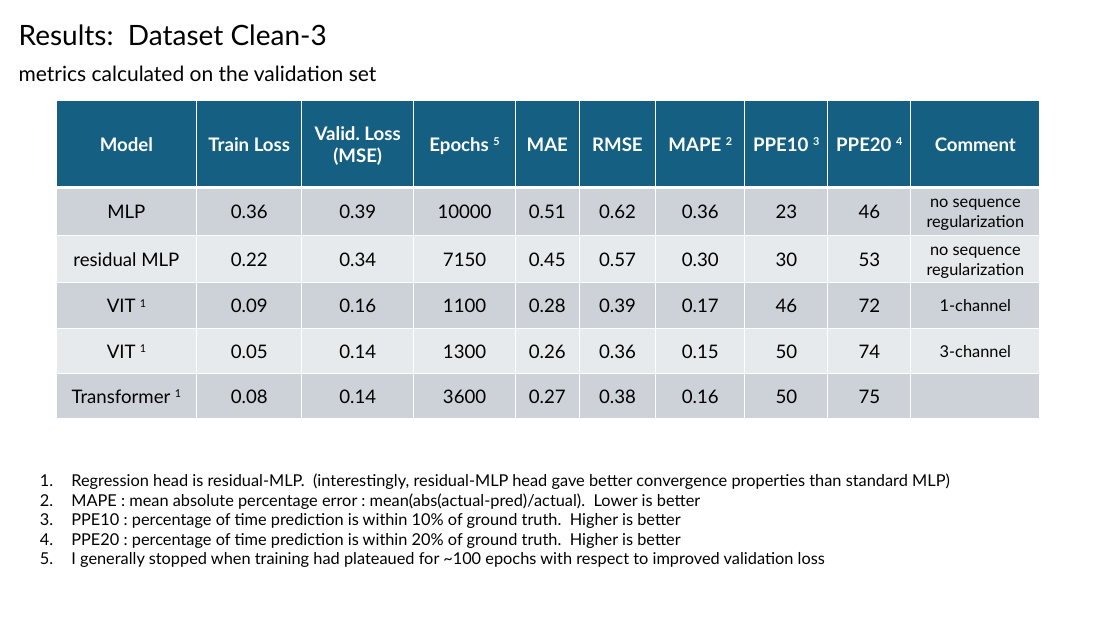
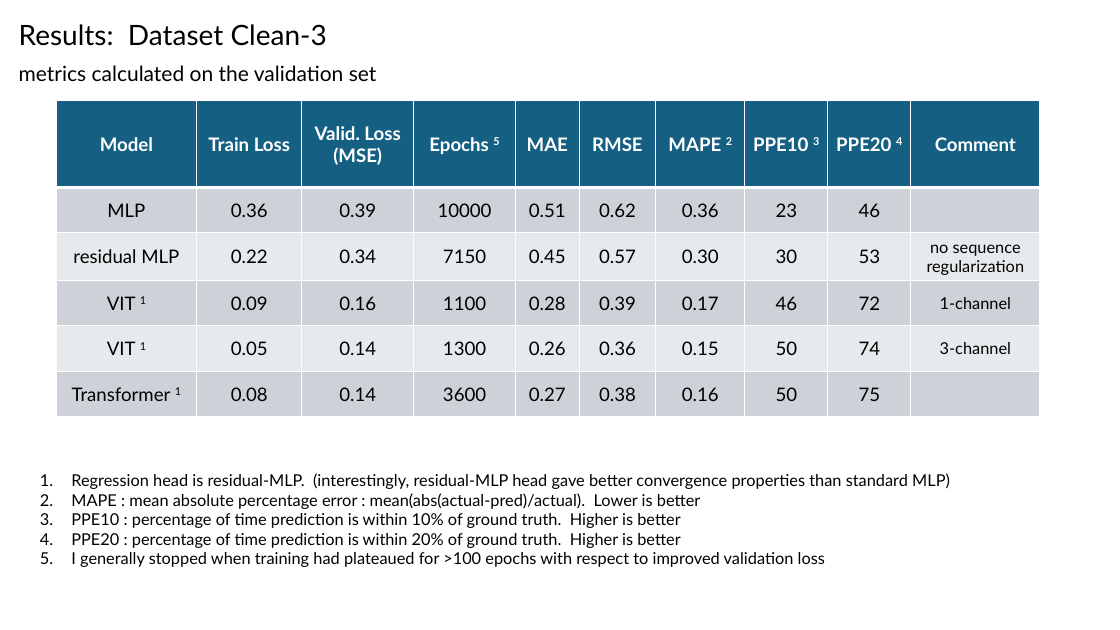
Before and after one commit to planaria158/BERT-antibody-antigen-binding-energy, a slide deck: slide 15 of Homework-aAlphaBio.pptx (slide 14 before the commit). Drawn at 1120x630 pixels with LibreOffice and Linux fonts; fonts in the diff are those of the drawing. Boxes give left, top, right and bottom in pixels: in the first picture for what was removed or moved away, otherwise in the second. Text is boxed around its words. In the diff, an @@ line names an element or a change of style, - is before the commit and + after.

```diff
--- a/Homework-aAlphaBio.pptx
+++ b/Homework-aAlphaBio.pptx
@@ table at (56, 101, 1040, 419) @@
-row 2, column 10: no sequence regularization
+row 2, column 10: 
@@ text at (71, 552, 825, 567): text changed @@
-5. I generally stopped when training had plateaued for ~100 epochs with respect to improved validation loss
+5. I generally stopped when training had plateaued for >100 epochs with respect to improved validation loss
```
Also in this commit, not shown: 6 other slides changed, 4 slides added.
